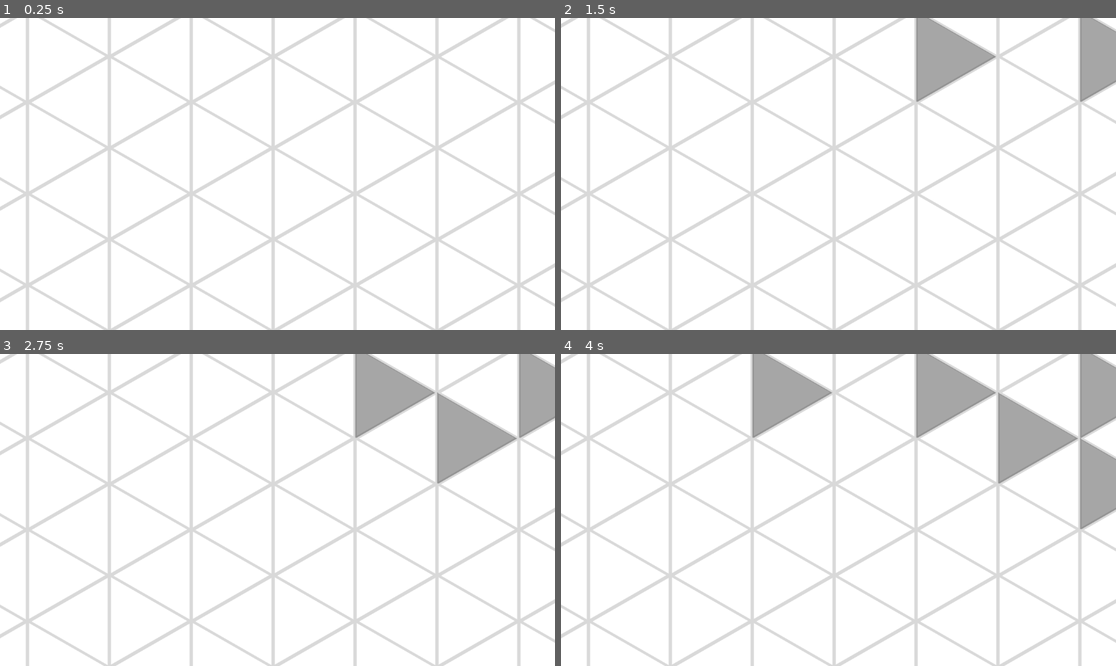
Above: before the commit, frames 1-4 (two rows, left to right).
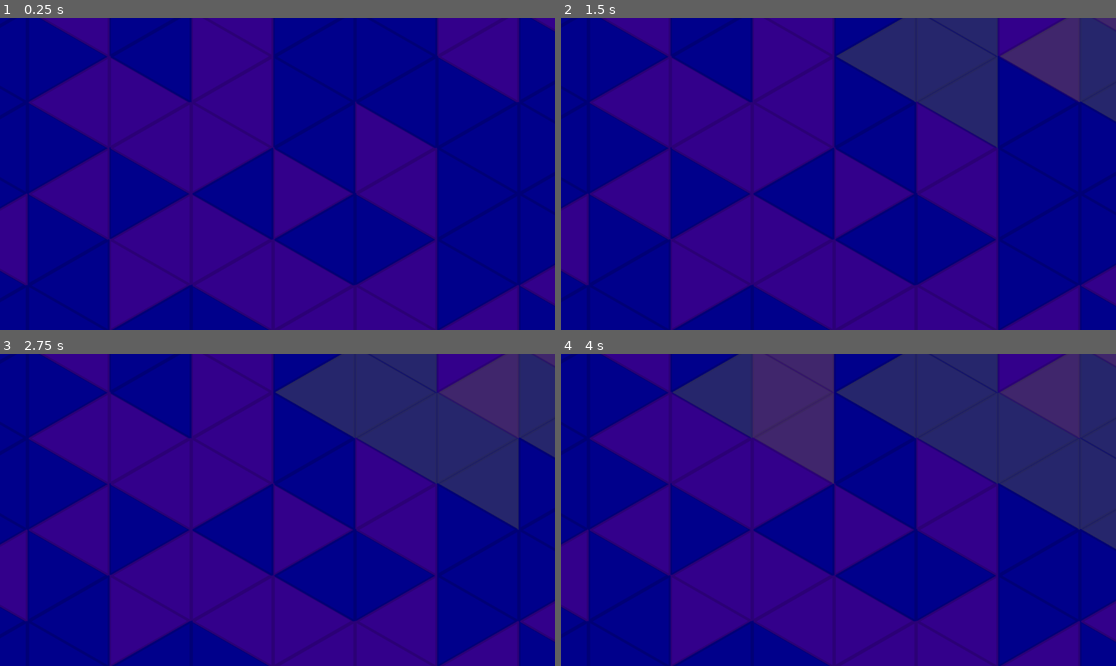
Above: after the commit, the same moments.

Repository: arrowira/microjam57
Game: Godot game, scene res://scenes/main.tscn
The game is run twice, just before and just after one commit, with the same random seed, the same clock (stepped at 60 frames per second) and the same inputs.
Inputs (mouse positions are in pixels of both pictures, inside the frame that each line leads up to):
- Up to frame 1 (0.25 s): no input
- Up to frame 2 (1.5 s): tap Enter at 0.5 s; move the mouse to (1110, 55) at 0.52 s; click (1110, 55) at 0.6 s; tap Space at 1.25 s; move the mouse to (943, 55) at 1.27 s; click (943, 55) at 1.35 s
- Up to frame 3 (2.75 s): tap Enter at 2 s; move the mouse to (466, 438) at 2.02 s; click (466, 438) at 2.1 s
- Up to frame 4 (4 s): tap Space at 2.75 s; move the mouse to (1110, 485) at 2.77 s; click (1110, 485) at 2.85 s; tap Enter at 3.5 s; move the mouse to (783, 391) at 3.52 s; click (783, 391) at 3.6 s

The runs differ from the first frame. In frame 1, 100% of the frame differs, in the area x 0-100%, y 0-100%; in frame 2, 100%; in frame 3, 100%; in frame 4, 100%.

Commit message:
random tile colors

Diff:
--- a/colonysim-micro-jam/scenes/tile.tscn
+++ b/colonysim-micro-jam/scenes/tile.tscn
@@ -1,7 +1,10 @@
-[gd_scene load_steps=3 format=3 uid="uid://b0qxc8g7iqhid"]
+[gd_scene load_steps=4 format=3 uid="uid://b0qxc8g7iqhid"]
 
 [ext_resource type="Texture2D" uid="uid://1k8uc5pg22k5" path="res://sprites/equilateral triangle.png" id="1_3dk36"]
 [ext_resource type="Script" uid="uid://c2bervsmjg1qd" path="res://scripts/tile.gd" id="1_ywnoi"]
+
+[sub_resource type="CircleShape2D" id="CircleShape2D_ywnoi"]
+radius = 126.01587
 
 [node name="tile" type="Node2D"]
 script = ExtResource("1_ywnoi")
@@ -14,7 +17,15 @@
 [node name="clickbox" type="Area2D" parent="."]
 
 [node name="CollisionShape2D" type="CollisionPolygon2D" parent="clickbox"]
-polygon = PackedVector2Array(-61, 94, -59, -96, 104, -1)
+position = Vector2(3, 5)
+polygon = PackedVector2Array(-59, 84, -59, -96, 95, -5)
+
+[node name="area" type="Area2D" parent="."]
+
+[node name="CollisionShape2D" type="CollisionShape2D" parent="area"]
+shape = SubResource("CircleShape2D_ywnoi")
 
 [connection signal="mouse_entered" from="clickbox" to="." method="_on_clickbox_mouse_entered"]
 [connection signal="mouse_exited" from="clickbox" to="." method="_on_clickbox_mouse_exited"]
+[connection signal="mouse_entered" from="area" to="." method="_on_clickbox_mouse_entered"]
+[connection signal="mouse_exited" from="area" to="." method="_on_clickbox_mouse_exited"]
--- a/colonysim-micro-jam/scripts/tile.gd
+++ b/colonysim-micro-jam/scripts/tile.gd
@@ -1,10 +1,13 @@
 extends Node2D
 
 var inMouse = false
-
+var special = 0
 # Called when the node enters the scene tree for the first time.
 func _ready() -> void:
-	pass
+	special = randi_range(0,2)
+	$EquilateralTriangle.modulate = Color.DARK_BLUE
+	if special == 1:
+		$EquilateralTriangle.modulate.r = 0.2
 
 
 # Called every frame. 'delta' is the elapsed time since the previous frame.
